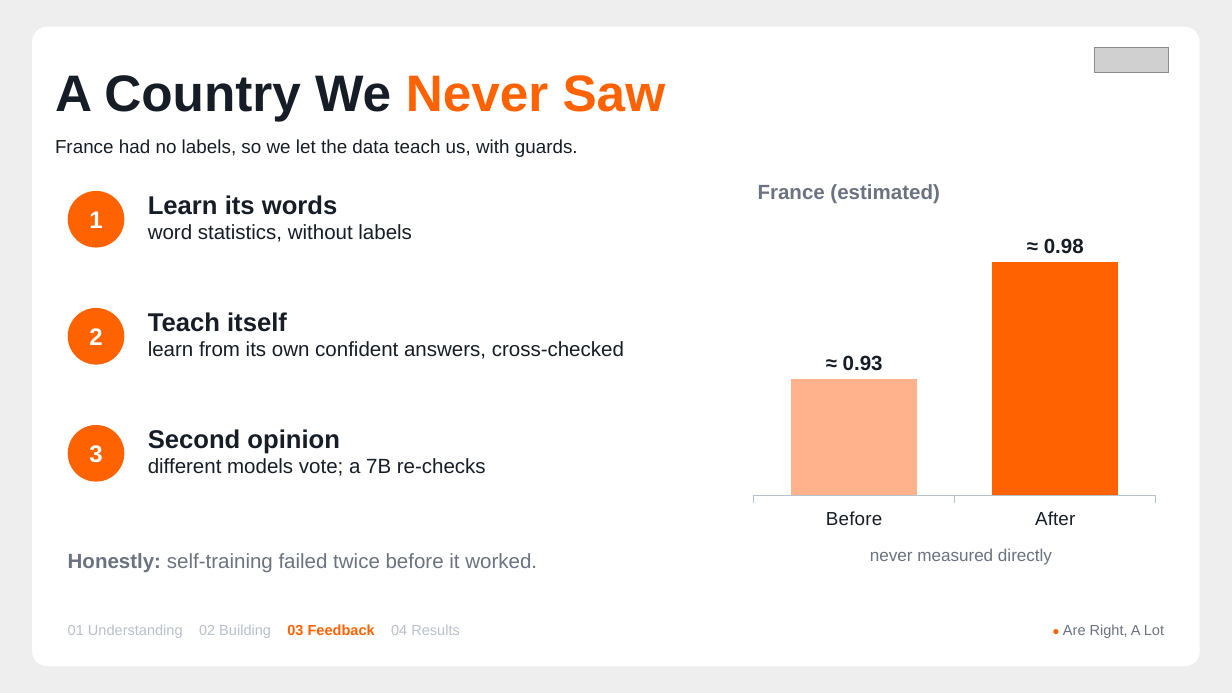
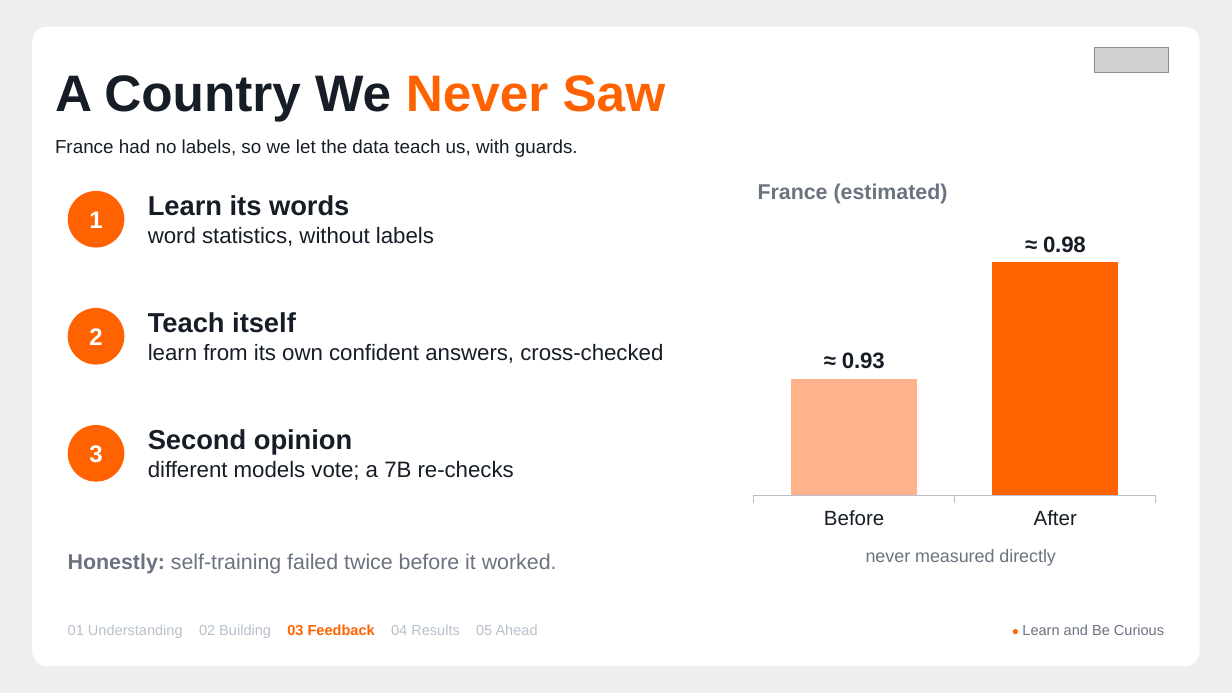
Before and after one commit to AmeyaBorkar/Grenuke, a slide deck: slide 15 of finale/Grenuke_Finale_Deck.pptx (slide 11 before the commit). Drawn at 1232x693 pixels with LibreOffice and Linux fonts; fonts in the diff are those of the drawing; grey boxes stand for pictures. Boxes give left, top, right and bottom in pixels: in the first picture for what was removed or moved away, otherwise in the second. Text is boxed around its words. In the diff, an @@ line names an element or a change of style, - is before the commit and + after.

Commit message:
docs(finale): deck v3: deep data analysis, performance, looking ahead
23 slides in five sections. Four data-analysis slides (scale and country split, matches per entity, how copies differ, the decoys' fingerprints), a performance slide (pairs per entity at each stage, laptop-scale runtimes and memory), and a looking-ahead section (scale out, run lighter, edge inference, improvements, applications). One layout grammar with a fixed 'What it tells us' column; text at least 12 pt; warmer, simpler script. Validator PASS.

```diff
--- a/finale/Grenuke_Finale_Deck.pptx
+++ b/finale/Grenuke_Finale_Deck.pptx
@@ text "France (estimated)" at (x1=758, y1=183, x2=948, y2=204): size 12 to 12.5 pt @@
@@ text "Learn its words" at (x1=148, y1=195, x2=434, y2=246): size 15 to 16 pt in "Learn its words"; size 12 to 13 pt in "word statistics, without labels" @@
@@ column chart at (x1=745, y1=209, x2=1164, y2=536) @@
@@ lettering changed @@
@@ text "Teach itself" at (x1=148, y1=312, x2=663, y2=363): size 15 to 16 pt in "Teach itself"; size 12 to 13 pt in "learn from its own confident answers, cross-checked" @@
@@ text "Second opinion" at (x1=148, y1=429, x2=514, y2=480): size 15 to 16 pt in "Second opinion"; size 12 to 13 pt in "different models vote; a 7B re-checks" @@
@@ text "Honestly: self-training failed twice before ..." at (x1=68, y1=553, x2=557, y2=574): size 12 to 12.5 pt @@
@@ text "never measured directly" at (x1=866, y1=549, x2=1056, y2=566): size 10 to 10.5 pt @@
@@ text at (x1=68, y1=624, x2=538, y2=638): text changed @@
-01 Understanding 02 Building 03 Feedback 04 Results
+01 Understanding 02 Building 03 Feedback 04 Results 05 Ahead
@@ text at (x1=1022, y1=624, x2=1164, y2=635): text changed @@
-● Are Right, A Lot
+● Learn and Be Curious
```
Also in this commit, not shown: 13 other slides changed, 7 slides added, 2 other files.
